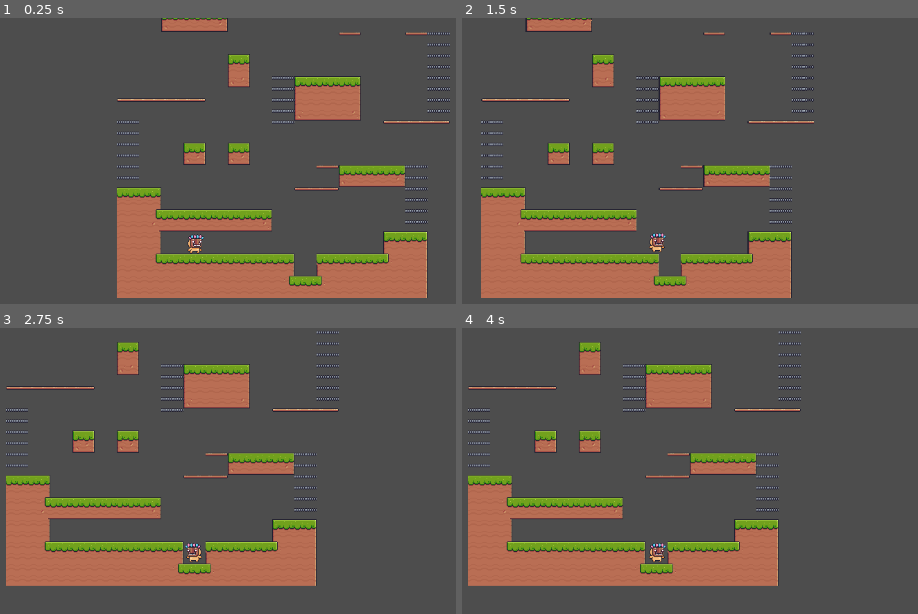
Above: before the commit, frames 1-4 (two rows, left to right).
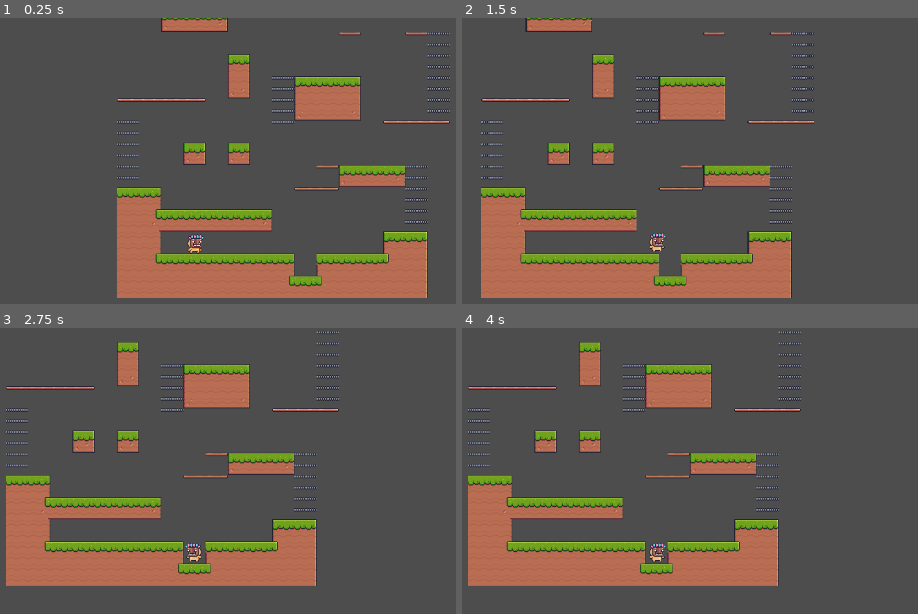
Above: after the commit, the same moments.

Repository: JobroCodwawz/ekekek
Game: Godot game, scene res://booba.tscn
Same seed, same stepped clock (60 frames per second), same inputs: the game is played once before the commit and once after it. The project has no main scene, so this scene is started directly.
Inputs:
- Up to frame 1 (0.25 s): no input
- Up to frame 2 (1.5 s): tap Enter (ui_accept) at 0.5, 0.77 s; hold Right (ui_right) from 0.53 s (still down); tap Z (bomb) at 0.6, 1.35 s
- Up to frame 3 (2.75 s): tap Enter (ui_accept) at 1.52 s; release Right (ui_right) at 2.03 s; hold Left (ui_left) from 2.03 s (still down); tap Z (bomb) at 2.1 s
- Up to frame 4 (4 s): tap Enter (ui_accept) at 2.75, 3.02, 3.77 s; release Left (ui_left) at 2.78 s; hold Right (ui_right) from 2.78 s (still down); tap Z (bomb) at 2.85, 3.6 s

The runs differ from the first frame. In frame 1, 0.2% of the frame differs, in the area x 50-55%, y 20-28%; in frame 2, 0.2%, in the area x 28-34%, y 20-28%; in frame 3, 0.2%; in frame 4, 0.2%.

Commit message:
Movement fixes

Diff:
--- a/Boobie.gd
+++ b/Boobie.gd
@@ -48,6 +48,7 @@
 func _physics_process(delta):
 	if in_jump and velocity.x == 0 and velocity.y == 0:
 		in_jump = false
+		toggleCollider()
 		if $Colliders.is_ladder($CrouchCollider.global_position) and not ($Colliders.is_one_way($Colliders/FootCollider.get_child(0).global_position, true) and not $Colliders.is_ladder($Colliders/FootCollider.get_child(0).global_position)):
 			print("from jump")
 			on_ladder = true
@@ -190,6 +191,7 @@
 
 func snap_movement():
 	if velocity.x != 0:
+		#print(target_pos, ", ", global_position.x)
 		#print(target_pos, ", ", global_position.x, " ", snapping)
 		if not snapping:
 			get_target(global_position.x, last_direction)
@@ -229,20 +231,26 @@
 
 	if not on_ladder:
 		in_jump = true
+		toggleCollider()
 
 	print($Colliders.normal_jump(), ", ", $Colliders.jump_up())
+
 
 	if $Colliders.normal_jump():
 		velocity.y = JUMP_VELOCITY
-	elif $Colliders.jump_up():
-		jumping_up = true
-		velocity.y = JUMP_VELOCITY
 	elif $Colliders.jump_over():
+		print("what")
 		velocity.y = JUMP_VELOCITY
 		velocity.x = last_direction * SPEED
 		global_position.x += last_direction
 		snapping = true
 		get_target(global_position.x + last_direction*TILE_SIZE, last_direction)
+		print("target: ", target_pos)
+	elif $Colliders.jump_up():
+		print("wtf why")
+		jumping_up = true
+		velocity.y = JUMP_VELOCITY
+
 
 func jump_up():
 	if jumping_up:
@@ -277,8 +285,9 @@
 		global_position.y += 1
 
 func toggleCollider():
+	$CrouchCollider.disabled = !$CrouchCollider.disabled
 	$FullCollider.disabled = !$FullCollider.disabled
-	$CrouchCollider.disabled = !$CrouchCollider.disabled
+
 
 
 func uncrouch():
@@ -297,3 +306,9 @@
 
 func damage(amount):
 	print("owie: ", amount)
+
+
+func _on_front_collider_body_entered(body):
+	if in_jump and not $Colliders.can_move():
+		get_target(global_position.x, last_direction)
+		snapping = true
--- a/booba.tscn
+++ b/booba.tscn
@@ -11,7 +11,7 @@
 [ext_resource type="Texture2D" uid="uid://cmr6awh8hlcq5" path="res://Pixel_Adventure_1/Free/Main Characters/Mask Dude/Jump (32x32).png" id="5_bkasr"]
 
 [sub_resource type="RectangleShape2D" id="RectangleShape2D_3gwmh"]
-size = Vector2(20, 31)
+size = Vector2(20, 28)
 
 [sub_resource type="RectangleShape2D" id="RectangleShape2D_i1mld"]
 size = Vector2(8, 8)
@@ -1026,8 +1026,9 @@
 script = ExtResource("1_ujvlj")
 
 [node name="FullCollider" type="CollisionShape2D" parent="Boobie"]
-position = Vector2(0, 0.5)
+position = Vector2(0, 2)
 shape = SubResource("RectangleShape2D_3gwmh")
+debug_color = Color(0.85098, 0.376471, 0, 0.670588)
 
 [node name="Sprite2D" type="Sprite2D" parent="Boobie"]
 visible = false
@@ -1104,6 +1105,7 @@
 position = Vector2(0, 7.5)
 shape = SubResource("RectangleShape2D_06w4t")
 disabled = true
+debug_color = Color(0.843137, 0, 0.521569, 0.764706)
 
 [node name="TileMap" type="TileMap" parent="."]
 z_index = -1
@@ -1111,8 +1113,9 @@
 tile_set = SubResource("TileSet_7jtpy")
 collision_animatable = true
 format = 2
-layer_0/tile_data = PackedInt32Array(65535, 458752, 0, 0, 45 …(5792 unchanged characters)…  -1376255, 458752, 2, -1048573, 393216, 2, -1114109, 393216, 1, -1048572, 524288, 2, -1114108, 524288, 1, -1179645, 393216, 0, -1179644, 524288, 0)
-
+layer_0/tile_data = PackedInt32Array(65535, 458752, 0, 0, 45 …(5792 unchanged characters)…  -1376255, 458752, 2, -1048573, 393216, 1, -1114109, 393216, 1, -1048572, 524288, 1, -1114108, 524288, 1, -1179645, 393216, 0, -1179644, 524288, 0, -983037, 393216, 2, -983036, 524288, 2)
+
+[connection signal="body_entered" from="Boobie/Colliders/FrontCollider" to="Boobie" method="_on_front_collider_body_entered"]
 [connection signal="body_entered" from="Boobie/Colliders/FrontCollider" to="Boobie/Colliders" method="_on_front_collider_body_entered"]
 [connection signal="body_exited" from="Boobie/Colliders/FrontCollider" to="Boobie/Colliders" method="_on_front_collider_body_exited"]
 [connection signal="body_entered" from="Boobie/Colliders/AboveCollider" to="Boobie/Colliders" method="_on_above_collider_body_entered"]
